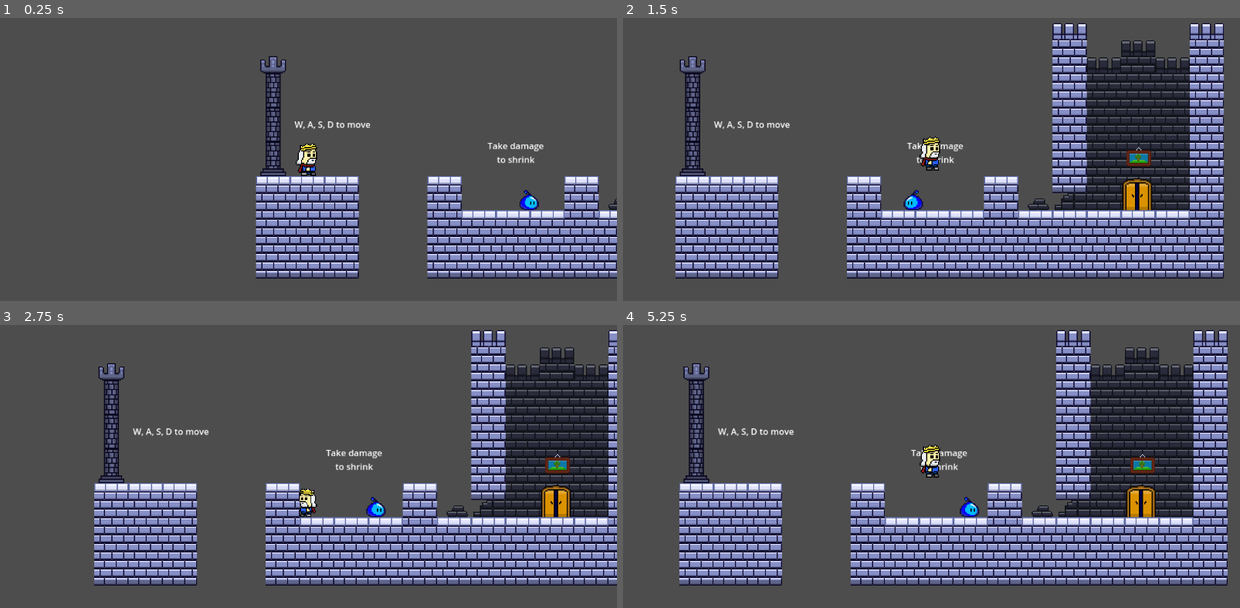
Above: before the commit, frames 1-4 (two rows, left to right).
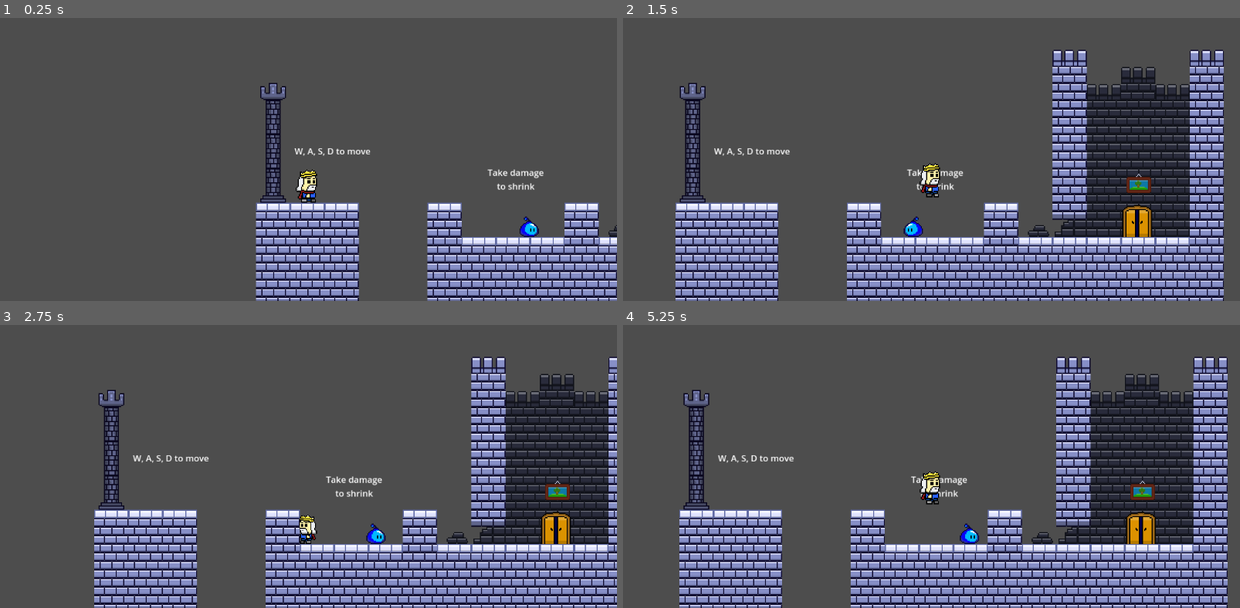
Above: after the commit, the same moments.

Repository: AND0MASTER/gamejam
Game: Godot game, scene res://Scenes/level_1.tscn
Two runs of this game, one before a commit and one after it. Both use one fixed random seed, a clock stepped at 60 frames per second and the inputs below. This scene is started directly instead of the project's main scene.
Inputs:
- Up to frame 1 (0.25 s): no input
- Up to frame 2 (1.5 s): hold D (move_right) from 0.53 s (still down); tap F (grow) at 0.6, 1.35 s; tap W (jump) at 0.77 s
- Up to frame 3 (2.75 s): tap W (jump) at 1.52 s; release D (move_right) at 2.03 s; hold A (move_left) from 2.03 s (still down); tap F (grow) at 2.1 s
- Up to frame 4 (5.25 s): release A (move_left) at 2.78 s; hold D (move_right) 2.78-4.28 s; tap F (grow) every 0.75 s from 2.85 to 5.1 s; tap W (jump) at 3.02, 3.77, 4.52 s; hold A (move_left) 4.28-5.03 s; hold D (move_right) from 5.03 s (still down)

The runs differ from the first frame. In frame 1, 17% of the frame differs, in the area x 41-100%, y 13-100%; in frame 2, 35%, in the area x 8-98%, y 1-100%; in frame 3, 32%; in frame 4, 35%.

Commit message:
camera limit fix

Diff:
--- a/Scenes/level_1.tscn
+++ b/Scenes/level_1.tscn
@@ -93,7 +93,7 @@
 [node name="Camera2D" type="Camera2D" parent="Player"]
 position = Vector2(1, 0)
 zoom = Vector2(2, 2)
-limit_bottom = 230
+limit_bottom = 205
 
 [node name="Killzone" parent="." instance=ExtResource("3_xfk5q")]
 position = Vector2(278, 231)
